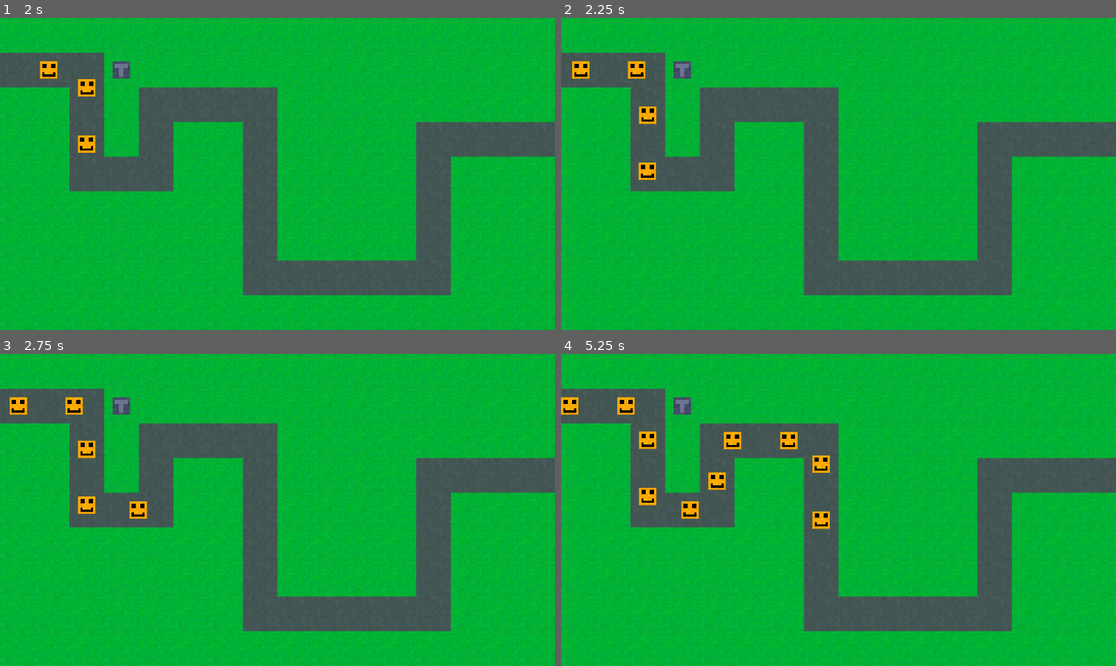
Above: before the commit, frames 1-4 (two rows, left to right).
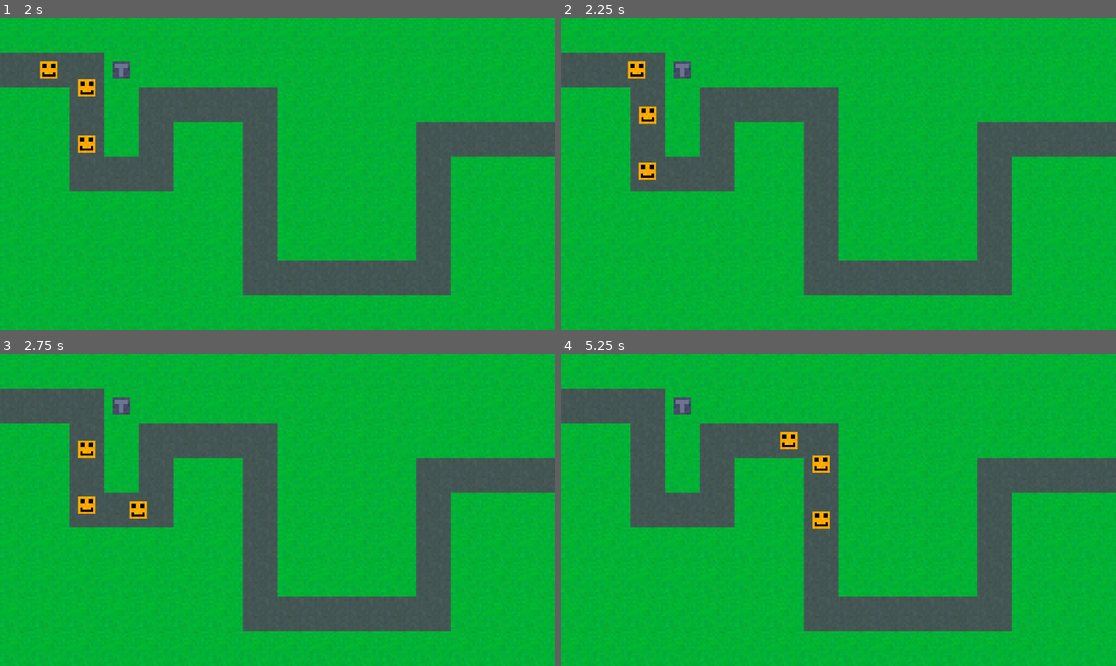
Above: after the commit, the same moments.

Repository: jkelly924/bananas-game-g4si2024
Game: Godot game, scene res://Levels/test_level.tscn
Same seed, same stepped clock (60 frames per second), same inputs: the game is played once before the commit and once after it.
Inputs:
- Up to frame 1 (2 s): tap Enter at 0.5 s
- Up to frame 2 (2.25 s): no input
- Up to frame 3 (2.75 s): no input
- Up to frame 4 (5.25 s): no input

Frame 1 is identical in both runs. In frame 2, 0.2% of the frame differs, in the area x 2-6%, y 13-20%; in frame 3, 0.4%; in frame 4, 1.3%, in the area x 0-33%, y 13-53%.

Commit message:
crappy procedural spawning

Diff:
--- a/Levels/round_handler.gd
+++ b/Levels/round_handler.gd
@@ -4,6 +4,14 @@
 var enemies: Node2D
 
 @onready var spawn_timer: Timer = $SpawnTimer
+
+var goal_max_enemies: int = 200
+var sum_enemy_difficulty: int
+var enemy_difficulties = {
+	'Normal': 1,
+	'Strong': 3,
+	'Heavy': 9,
+}
 
 
 func delay(time: float):
@@ -12,19 +20,72 @@
 	return await spawn_timer.timeout
 
 
-func get_difficulty_score(round: int) -> float:
-	return 10 * pow(1.2, round - 1)
+func get_difficulty_score(round: int) -> int:
+	return 5#int(5 * pow(1.2, round - 1))
 
 
 func spawn_enemy() -> void:
-	print('Spawning enemy')
 	var enemy = enemy_scene.instantiate()
 	enemies.add_child(enemy)
 
 
+func get_enemy_probabilities(round_number: int):
+	var bias_factor: float = 1 - exp(-float(round_number) / 25)
+	bias_factor *= bias_factor
+	print(bias_factor)
+
+	var probabilities = {}
+	var total_probability: float = 0
+	for enemy_type: String in enemy_difficulties:
+		var this_difficulty: float = float(enemy_difficulties[enemy_type])
+		# The lower the level we are at, the more likely low-level enemies are.
+		# 1 / this_difficulty makes a smaller distribution for high level enemies
+		# 1 / bias_factor furthers this distribution
+		var low_level_weight: float = (1 / bias_factor) * (1 / this_difficulty)
+		var high_level_weight: float = (1 / (1 - bias_factor)) * this_difficulty
+
+		print(enemy_type)
+		print(low_level_weight)
+		print(high_level_weight)
+
+		probabilities[enemy_type] = low_level_weight + high_level_weight
+		total_probability += probabilities[enemy_type]
+
+	# Normalize the probabilities
+	for enemy_type: String in enemy_difficulties:
+		probabilities[enemy_type] /= total_probability
+
+	print(probabilities)
+
+	return probabilities
+
+
+func weighted_random(enemy_probabilities) -> String:
+	var number: float = randf()
+	var cumulative_weight: float = 0
+	for enemy_type: String in enemy_probabilities:
+		cumulative_weight += enemy_probabilities[enemy_type]
+		if cumulative_weight >= number:
+			return enemy_type
+
+	# If no enemy was found (this shouldnt happen), get the last one
+	return enemy_probabilities.keys().back()
+
+
 func begin_round(round: int) -> void:
-	var difficulty: float = get_difficulty_score(round)
-	for i in range(0, difficulty):
+	var difficulty: int = get_difficulty_score(round)
+
+	var enemy_probabilities = get_enemy_probabilities(round)
+
+	var enemy_types = []
+	while difficulty >= 1:
+		var enemy_type: String = weighted_random(enemy_probabilities)
+		if enemy_difficulties[enemy_type] <= difficulty:
+			difficulty -= enemy_difficulties[enemy_type]
+			enemy_types.append(enemy_type)
+
+	print(enemy_types)
+	for enemy_type: String in enemy_types:
 		await delay(0.5)
 		spawn_enemy()
 
@@ -35,8 +96,10 @@
 
 # Called when the node enters the scene tree for the first time.
 func _ready() -> void:
+	for enemy: String in enemy_difficulties:
+		sum_enemy_difficulty += enemy_difficulties[enemy]
+
 	var root_node: Node2D = get_tree().get_root().get_node('test_level')
-
 	enemies = root_node.get_node('Enemies')
 
 	enemy_scene = preload("res://Entities/Enemy.tscn")
Not shown, added: Levels/tes9810.tmp
